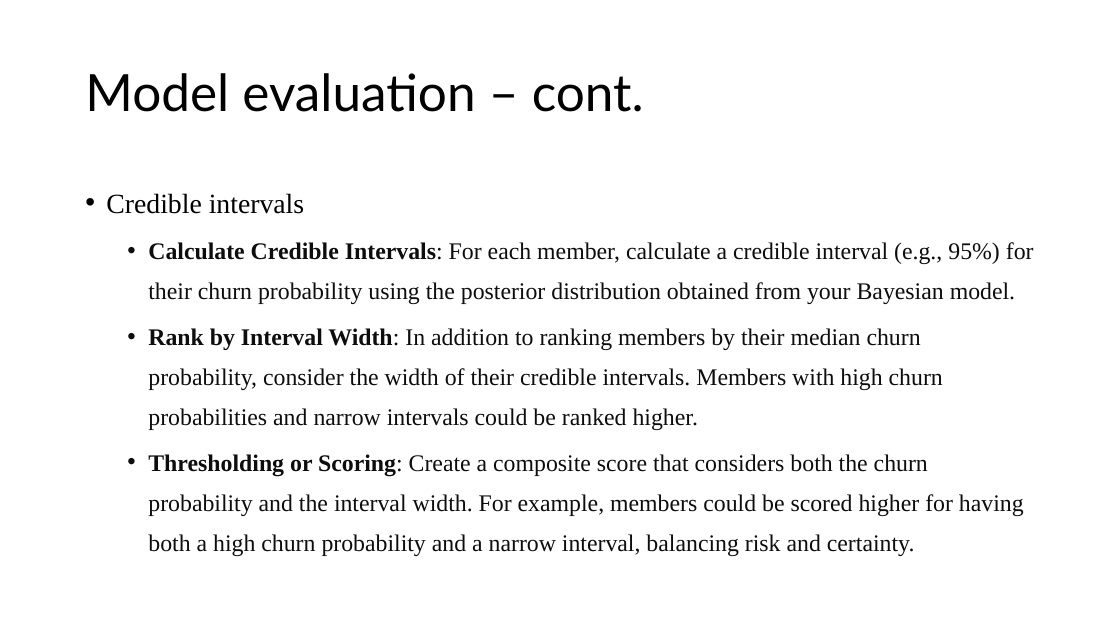
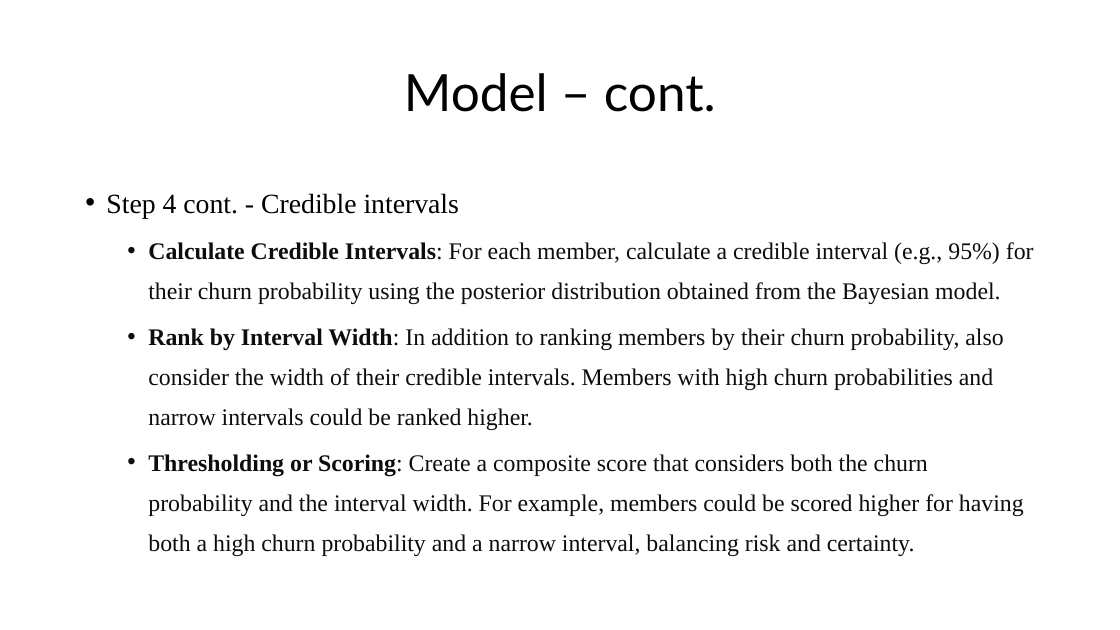
Before and after one commit to yotamdery/Predicting_Churn, a slide deck: slide 16 of Vi - Presentation.pptx (slide 9 before the commit). Drawn at 1120x630 pixels with LibreOffice and Linux fonts; fonts in the diff are those of the drawing. Boxes give left, top, right and bottom in pixels: in the first picture for what was removed or moved away, otherwise in the second. Text is boxed around its words. In the diff, an @@ line names an element or a change of style, - is before the commit and + after.

Commit message:
Adding presentation deck

```diff
--- a/Vi - Presentation.pptx
+++ b/Vi - Presentation.pptx
@@ title at (x1=404, y1=73, x2=716, y2=112): text changed @@
-Model evaluation – cont.
+Model – cont.
@@ text at (x1=106, y1=193, x2=1034, y2=430): text changed @@
-• Credible intervals
-  • Calculate Credible Intervals: For each member, calculate a credible interval (e.g., 95%) for their churn probability using the posterior distribution obtained from your Bayesian model.
-  • Rank by Interval Width: In addition to ranking members by their median churn probability, consider the width of their credible intervals. Members with high churn probabilities and narrow intervals could be ranked higher.
+• Step 4 cont. - Credible intervals
+  • Calculate Credible Intervals: For each member, calculate a credible interval (e.g., 95%) for their churn probability using the posterior distribution obtained from the Bayesian model.
+  • Rank by Interval Width: In addition to ranking members by their churn probability, also consider the width of their credible intervals. Members with high churn probabilities and narrow intervals could be ranked higher.
```
Also in this commit, not shown: 3 other slides changed, 10 slides added.
